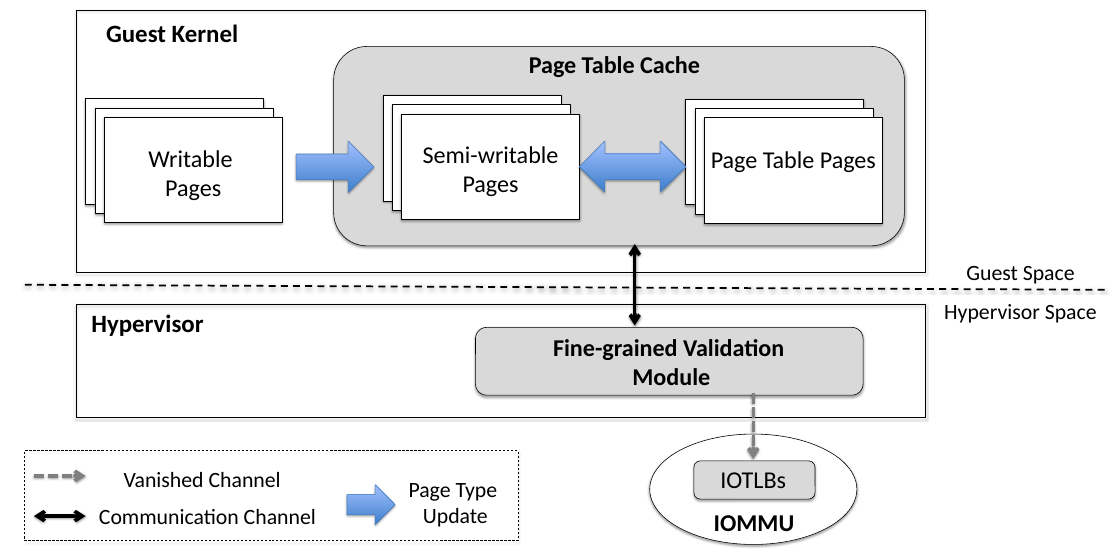
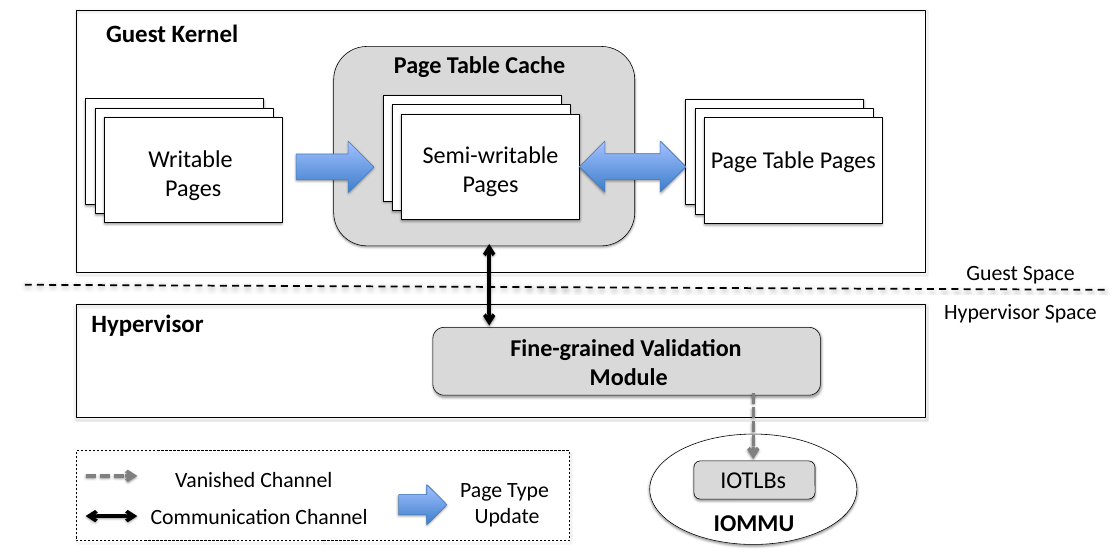
Before and after one commit to strongerwill/FastIO, a slide deck: slide 1 of doc/paper/image/overview/arch.pptx. Drawn at 1120x560 pixels with LibreOffice and Linux fonts; fonts in the diff are those of the drawing. Boxes give left, top, right and bottom in pixels: in the first picture for what was removed or moved away, otherwise in the second. Text is boxed around its words. In the diff, an @@ line names an element or a change of style, - is before the commit and + after.

```diff
--- a/doc/paper/image/overview/arch.pptx
+++ b/doc/paper/image/overview/arch.pptx
@@ text "Page Table Cache" moved from (x1=529, y1=56, x2=700, y2=77) to (x1=394, y1=56, x2=565, y2=77) @@
@@ rounded rectangle resized from (x1=334, y1=46, x2=904, y2=246) to (x1=334, y1=46, x2=635, y2=246) @@
@@ double arrow moved from (635, 244) - (635, 325) to (489, 244) - (489, 325) @@
@@ text "Fine-grained Validation" moved from (x1=553, y1=339, x2=784, y2=385) to (x1=510, y1=339, x2=741, y2=385) @@
@@ rounded rectangle moved from (x1=475, y1=328, x2=863, y2=395) to (x1=433, y1=328, x2=820, y2=395) @@
@@ 3 texts, 1 double arrow, 1 arrow, 1 right arrow, 1 rectangle moved together from (x1=25, y1=451, x2=518, y2=541) to (x1=77, y1=451, x2=570, y2=541) @@
```
Also in this commit, not shown: 1 other file.
